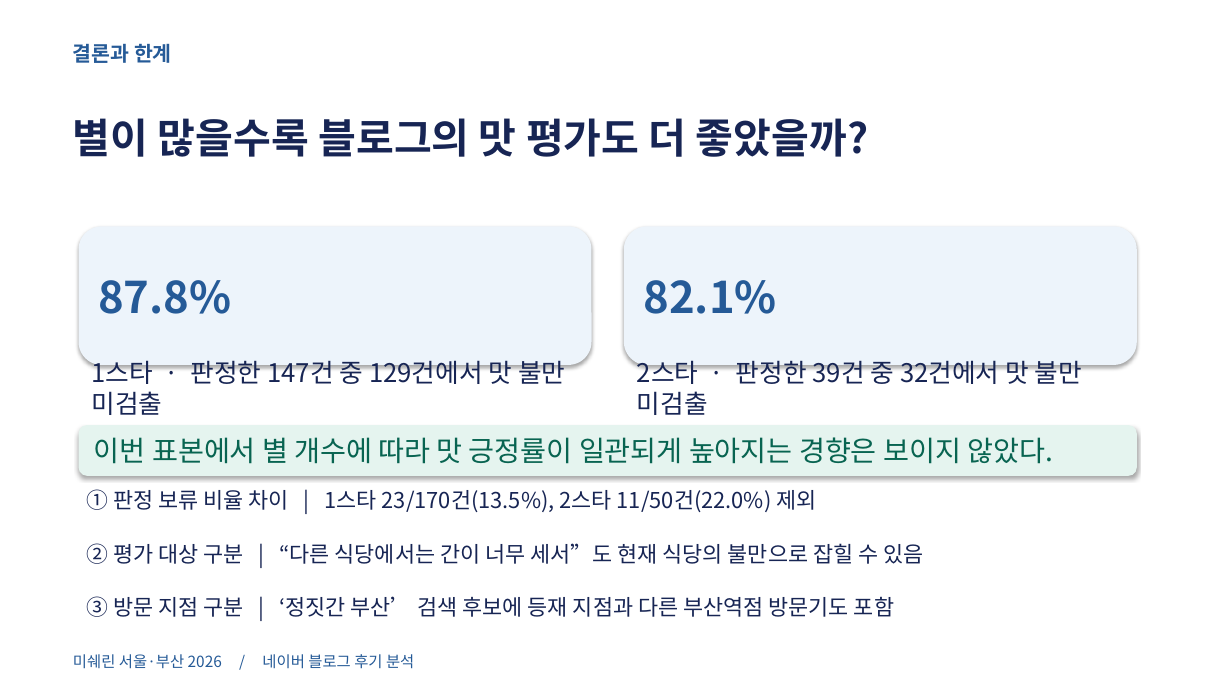
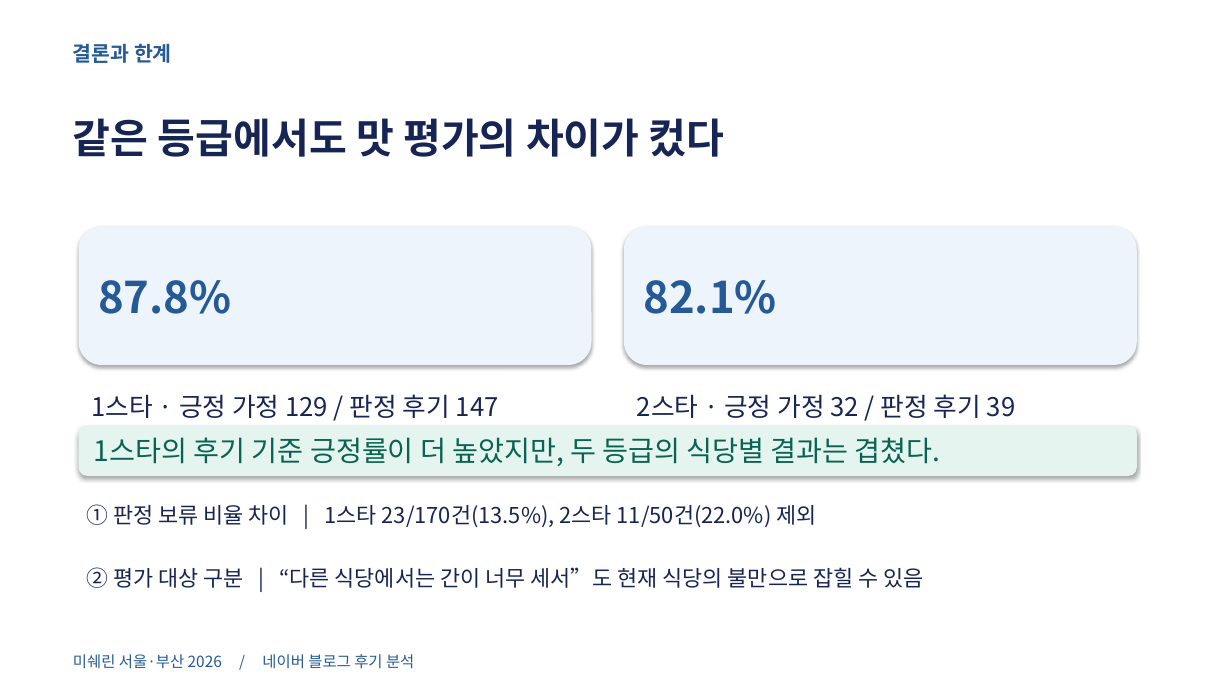
Before and after one commit to taeuk-kim-01/michelin_review_analysis, a slide deck: slide 13 of Michelin_Final.pptx (slide 12 before the commit). Drawn at 1232x693 pixels with LibreOffice and Linux fonts; fonts in the diff are those of the drawing. Boxes give left, top, right and bottom in pixels: in the first picture for what was removed or moved away, otherwise in the second. Text is boxed around its words. In the diff, an @@ line names an element or a change of style, - is before the commit and + after.

```diff
--- a/Michelin_Final.pptx
+++ b/Michelin_Final.pptx
@@ text at (73,118,725,157): text changed @@
-별이 많을수록 블로그의 맛 평가도 더 좋았을까?
+같은 등급에서도 맛 평가의 차이가 컸다
@@ text at (92,394,499,418): text changed @@
-1스타 · 판정한 147건 중 129건에서 맛 불만 미검출
+1스타 · 긍정 가정 129 / 판정 후기 147
@@ text at (637,394,1016,418): text changed @@
-2스타 · 판정한 39건 중 32건에서 맛 불만 미검출
+2스타 · 긍정 가정 32 / 판정 후기 39
@@ text in rounded rectangle at (94,437,941,466): text changed @@
-이번 표본에서 별 개수에 따라 맛 긍정률이 일관되게 높아지는 경향은 보이지 않았다.
+1스타의 후기 기준 긍정률이 더 높았지만, 두 등급의 식당별 결과는 겹쳤다.
@@ text "① 판정 보류 비율 차이 ...": place and size @@
-text "① 판정 보류 비율 차이 ..." at (87,489,816,512)
+text "① 판정 보류 비율 차이 ..." at (87,504,816,527)
@@ text "② 평가 대상 구분 | ...": place and size @@
-text "② 평가 대상 구분 | ..." at (87,543,923,564)
+text "② 평가 대상 구분 | ..." at (87,567,923,588)
@@ text removed at (87,596,894,617) @@
-③ 방문 지점 구분 | ‘정짓간 부산’ 검색 후보에 등재 지점과 다른 부산역점 방문기도 포함
```
Also in this commit, not shown: 2 other slides changed, 1 slide added.
